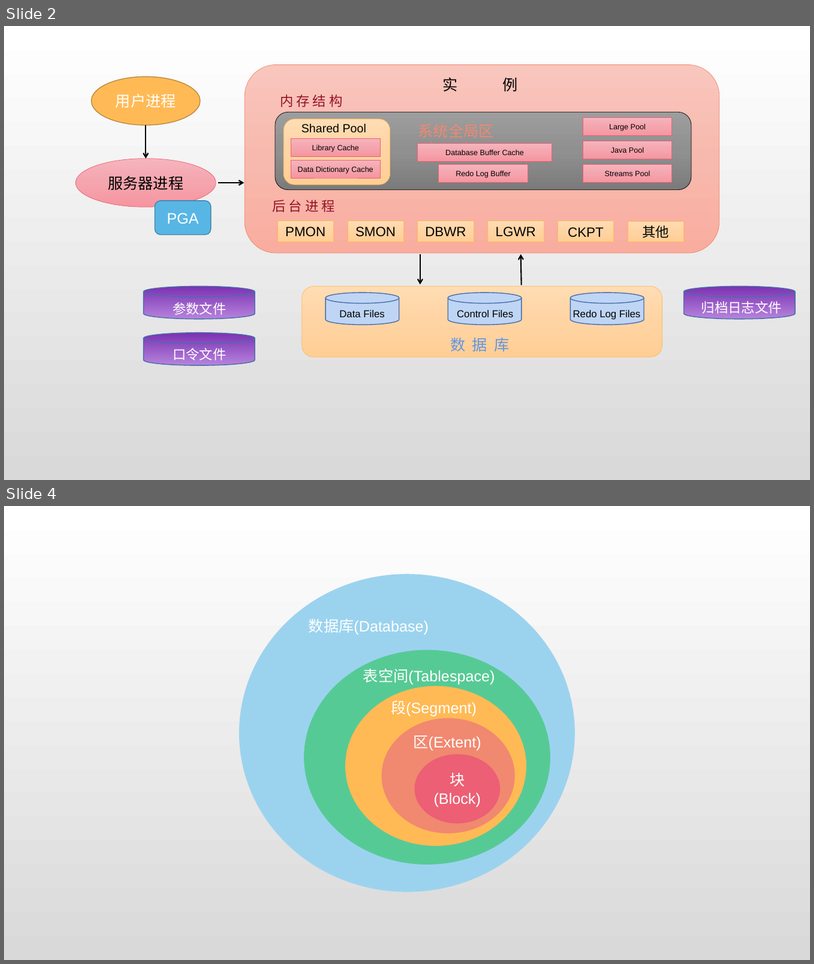
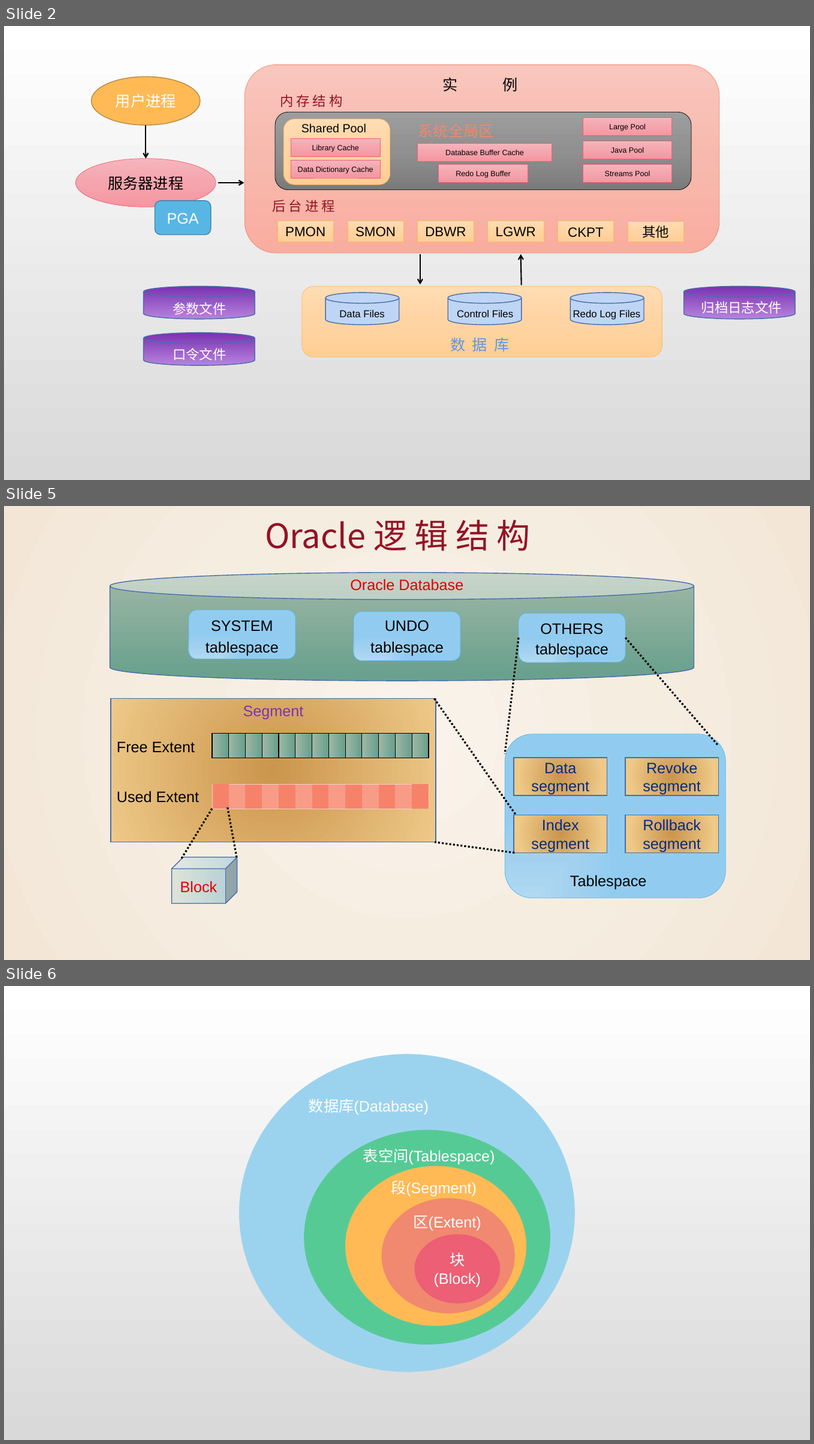
Before and after one commit to Henry-chr/Uplearning, a slide deck: Read/Oracle/knowledge/Material/Oracle体系结构.pptx. Shown one above the other, each under a label of ours: slides 2 and 4 before the commit, slides 2, 5 and 6 after it; the slides between them are not shown. The pictures are 814x964 and 814x1444 pixels, drawn with LibreOffice and Linux fonts; fonts in the diff are those of the drawing. Boxes give left, top, right and bottom in pixels: in the first picture for what was removed or moved away, otherwise in the second. Text is boxed around its words. In the diff, an @@ line names an element or a change of style, - is before the commit and + after.

```diff
--- a/Read/Oracle/knowledge/Material/Oracle体系结构.pptx
+++ b/Read/Oracle/knowledge/Material/Oracle体系结构.pptx
@@ slide 5 added at (4,506,810,960), background gradient #F9F3EB to #F6EDE1 to #F3E6D7 @@
@@ text added at (265,520,531,551), 40 pt, text #941225 @@
+Oracle 逻 辑 结 构
@@ cylinder added at (110,573,694,681), fill gradient #A0B7A5 to #6AA18E, outline #476FAA 1 pt @@
@@ text added at (350,579,464,591), 18 pt, text gradient #E30000 to #760303 @@
+Oracle Database
@@ rounded rectangle added at (189,610,296,659), outline #58B6E5 0.5 pt @@
@@ rounded rectangle added at (354,611,461,660), outline #58B6E5 0.5 pt @@
@@ rounded rectangle added at (519,613,626,662), outline #58B6E5 0.5 pt @@
@@ text added at (211,620,273,631), 18 pt, text #000000 @@
+SYSTEM
@@ text added at (385,620,429,631), 18 pt, text #000000 @@
+UNDO
@@ text added at (540,623,603,634), 18 pt, text #000000 @@
+OTHERS
@@ text added at (206,641,279,655), 18 pt, text #000000 @@
+tablespace
@@ text added at (371,641,444,655), 18 pt, text #000000 @@
+tablespace
@@ line added from (519, 638) to (506, 753), #000000 2.25 pt dashed @@
@@ text added at (536,643,609,657), 18 pt, text #000000 @@
+tablespace
@@ line added from (626, 638) to (719, 745), #000000 2.25 pt dashed @@
@@ rectangle added at (111,699,437,842), fill gradient #CB954D to #EEC988, outline #476FAA 1 pt @@
@@ line added from (516, 814) to (434, 699), #000000 2.25 pt dashed @@
@@ text added at (243,705,304,719), 18 pt, text gradient #7B32B2 to #401A5D @@
+Segment
@@ table added at (212,733,432,759), 1 rows, 13 columns @@
+ |  |  |  |  |  |  |  |  |  |  |  | 
@@ rounded rectangle added at (506,734,726,898), outline #58B6E5 0.5 pt @@
@@ text added at (117,741,195,753), 18 pt, text #000000 @@
+Free Extent
@@ rectangle added at (514,757,607,795), fill gradient #CB954D to #EEC988, outline #476FAA 1 pt, 18 pt, text gradient #012D86 to #0E2557 @@
+Data segment
@@ rectangle added at (626,757,719,795), fill gradient #CB954D to #EEC988, outline #476FAA 1 pt, 18 pt, text gradient #012D86 to #0E2557 @@
+Revoke
+segment
@@ text added at (117,790,199,802), 18 pt, text #000000 @@
+Used Extent
@@ table added at (212,784,432,810), 1 rows, 13 columns @@
+ |  |  |  |  |  |  |  |  |  |  |  | 
@@ line added from (212, 808) to (181, 859), #000000 2.25 pt dashed @@
@@ line added from (228, 807) to (237, 859), #000000 2.25 pt dashed @@
@@ rectangle added at (514,814,607,852), fill gradient #CB954D to #EEC988, outline #476FAA 1 pt, 18 pt, text gradient #012D86 to #0E2557 @@
+Index segment
@@ rectangle added at (626,814,719,852), fill gradient #CB954D to #EEC988, outline #476FAA 1 pt, 18 pt, text gradient #012D86 to #0E2557 @@
+Rollback segment
@@ line added from (515, 853) to (435, 842), #000000 2.25 pt dashed @@
@@ cube added at (171,857,237,903), fill gradient #DDE3D8 to #B3CED5, outline #476FAA 1 pt, 18 pt, text gradient #E30000 to #760303 @@
+Block
@@ text added at (570,874,647,889), 18 pt, text #000000 @@
+Tablespace
@@ what was slide 4 is now slide 6 @@
```
Also in this commit, not shown: 2 slides changed, 1 other slide added, 12 other files.
